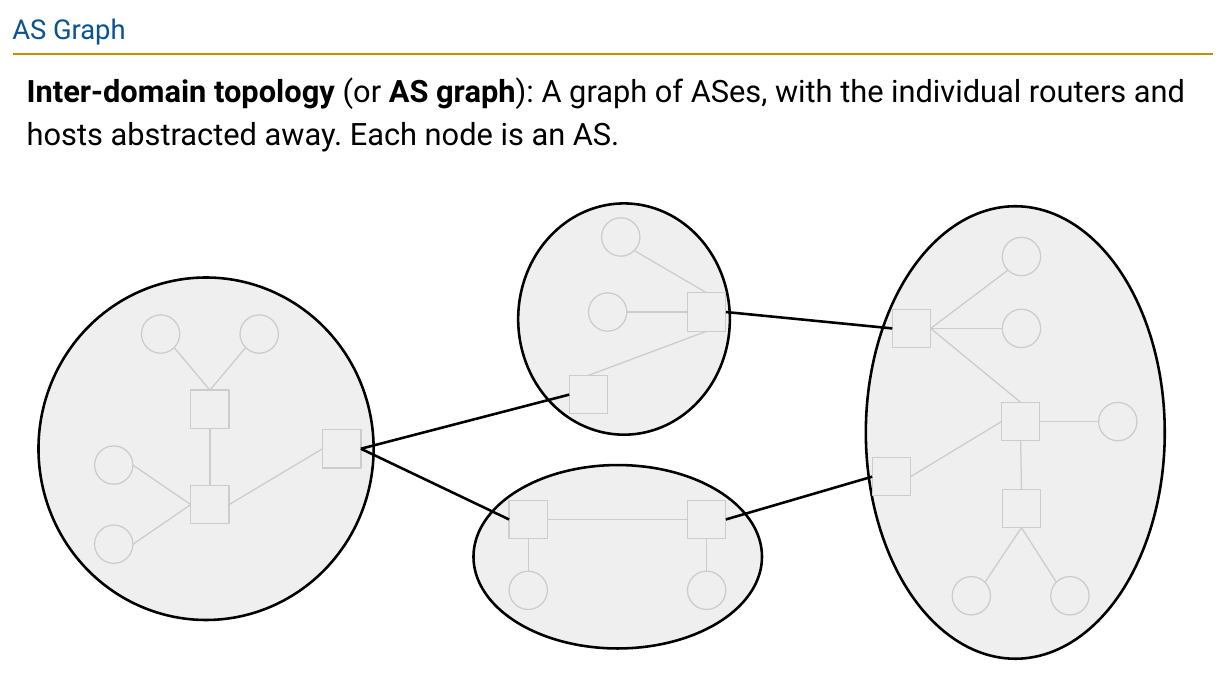
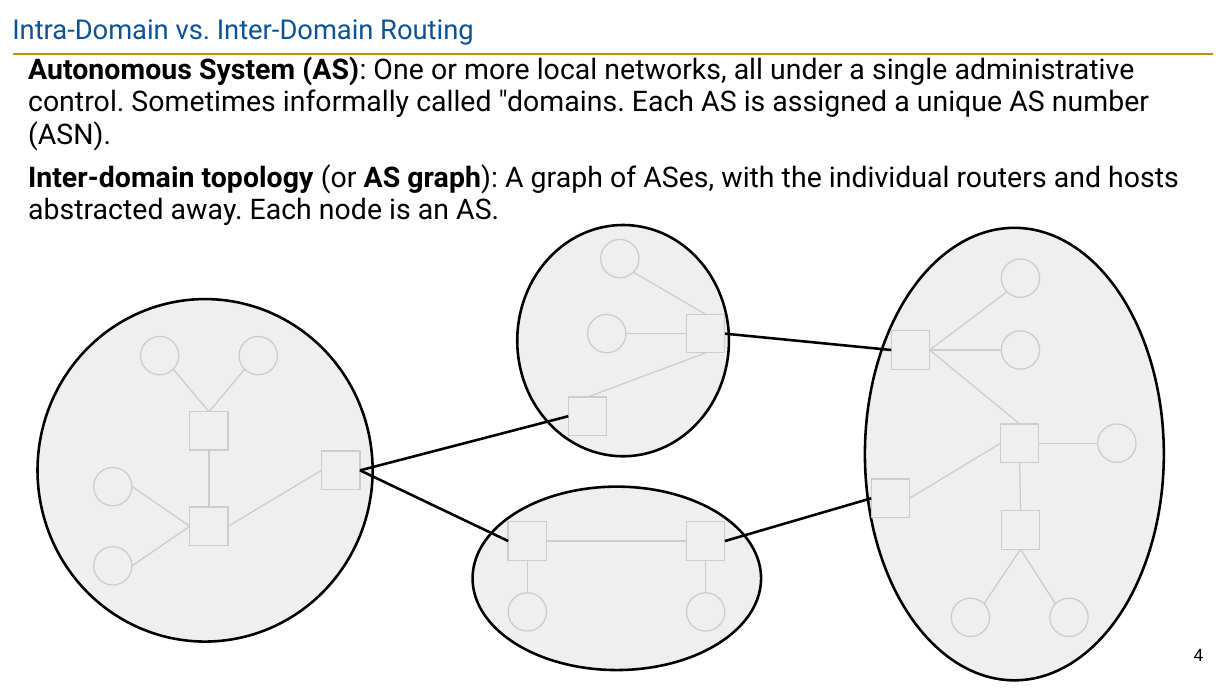
Before and after one commit to guhofstra/CSC175Sp26, a slide deck: slide 4 of PPTs/Lecture 8 - Inter-Domain Routing.pptx (slide 6 before the commit). Drawn at 1232x693 pixels with LibreOffice and Linux fonts; fonts in the diff are those of the drawing. Boxes give left, top, right and bottom in pixels: in the first picture for what was removed or moved away, otherwise in the second. Text is boxed around its words. In the diff, an @@ line names an element or a change of style, - is before the commit and + after.

```diff
--- a/PPTs/Lecture 8 - Inter-Domain Routing.pptx
+++ b/PPTs/Lecture 8 - Inter-Domain Routing.pptx
@@ title at (x1=12, y1=19, x2=473, y2=45): text changed @@
-AS Graph
+Intra-Domain vs. Inter-Domain Routing
@@ text "Autonomous System (AS): One or ..." moved from (x1=27, y1=77, x2=1185, y2=152) to (x1=28, y1=53, x2=1179, y2=225) @@
@@ text at (x1=28, y1=53, x2=1149, y2=151): paragraph added @@
+Autonomous System (AS): One or more local networks, all under a single administrative control. Sometimes informally called "domains. Each AS is assigned a unique AS number (ASN).
@@ text at (x1=28, y1=164, x2=1179, y2=225): size 18 to 16.6 pt in "Inter-domain topology (or AS graph): A graph ..."; line spacing 1.15 to 0.95 @@
@@ 17 ellipses, 14 lines, 10 rectangles moved together from (x1=38, y1=203, x2=1165, y2=658) to (x1=37, y1=225, x2=1164, y2=680) @@
@@ line moved from (191, 505) - (133, 545) to (190, 526) - (132, 487) @@
@@ line moved from (191, 505) - (133, 466) to (190, 526) - (132, 565) @@
@@ 8 lines, 1 rectangle moved together from (x1=174, y1=347, x2=1099, y2=572) to (x1=174, y1=370, x2=1098, y2=593) @@
@@ page number added at (x1=1194, y1=648, x2=1204, y2=661), 10 pt, text #000000 @@
+4
```
Also in this commit, not shown: 55 other slides changed, 2 slides removed, 2 other files.
